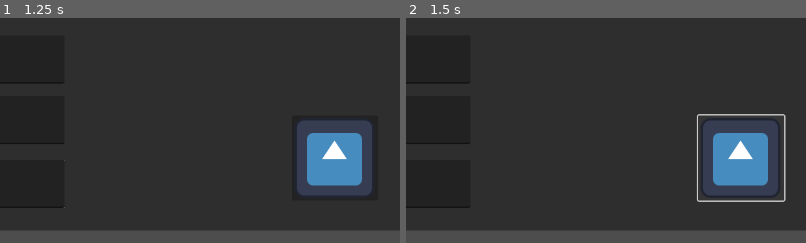
Above: before the commit, frames 1-2 (left to right).
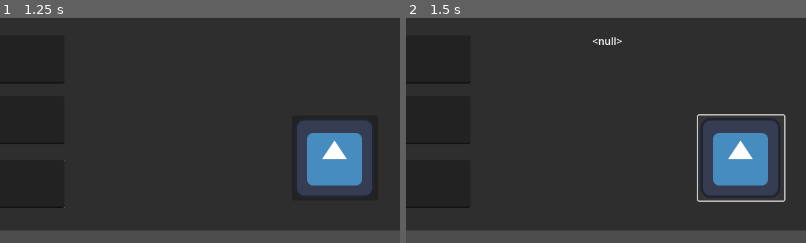
Above: after the commit, the same moments.

Repository: AntonionyBul/d_structures
Game: Godot game, scene res://level_scenes/3level.tscn
Two runs of this game, one before a commit and one after it. Both use one fixed random seed, a clock stepped at 60 frames per second and the inputs below. The project has no main scene, so this scene is started directly. The engine's default icon, where the game draws it, is replaced by a stand-in: a white triangle on a blue panel in a dark square.
Inputs (mouse positions are % of the whole screen's width and height, from its top left):
- Up to frame 1 (1.25 s): click (12, 9) at 0.52 s; type "12" at 0.6 s; click (12, 23) at 0.75 s; type "12" at 0.83 s; click (12, 37) at 0.98 s; type "12" at 1.07 s
- Up to frame 2 (1.5 s): click (54, 31) at 1.25 s
The pictures show only the part of the screen within x 12-62%, y 0-50%; the shares and areas given below are measured in that part.

Frame 1 is identical in both runs. In frame 2, 0.1% of the frame differs, in the area x 46-54%, y 8-12%.
Error after the commit: Invalid access of index '2' on a base object of type: 'String'. (res://level_scenes/tasks.gd:38)

Commit message:
add_interface_up_to_4_task

Diff:
--- a/level_scenes/1level.tscn
+++ b/level_scenes/1level.tscn
@@ -1,7 +1,7 @@
 [gd_scene load_steps=3 format=3 uid="uid://cotmiklg46bps"]
 
 [ext_resource type="Texture2D" uid="uid://chegk14kr8w3h" path="res://icon.svg" id="1_xs64u"]
-[ext_resource type="Script" path="res://level_scenes/1levels.gd" id="1_ymrxb"]
+[ext_resource type="Script" path="res://level_scenes/1level.gd" id="1_ymrxb"]
 
 [node name="Control" type="Panel"]
 anchors_preset = -1
--- a/level_scenes/2level.gd
+++ b/level_scenes/2level.gd
@@ -3,7 +3,7 @@
 @onready var task = preload("res://level_scenes/tasks.gd").new()
 # Called when the node enters the scene tree for the first time.
 func _ready():
-	task.third_task("0110", "0100", 1)
+	pass
 
 # Called every frame. 'delta' is the elapsed time since the previous frame.
 #func _process(delta):
--- a/level_scenes/3level.gd
+++ b/level_scenes/3level.gd
@@ -3,8 +3,7 @@
 @onready var task = preload("res://level_scenes/tasks.gd").new()
 # Called when the node enters the scene tree for the first time.
 func _ready():
-	task.third_task("0110", "0100", 1)
-
+	pass
 # Called every frame. 'delta' is the elapsed time since the previous frame.
 #func _process(delta):
 	#if Input.is_action_just_pressed("enter_input"):
--- a/level_scenes/3level.tscn
+++ b/level_scenes/3level.tscn
@@ -13,6 +13,7 @@
 script = ExtResource("1_x8stg")
 
 [node name="Panel" type="Panel" parent="."]
+layout_mode = 0
 offset_right = 800.0
 offset_bottom = 340.0
 
@@ -51,3 +52,5 @@
 offset_top = 25.0
 offset_right = 771.0
 offset_bottom = 127.0
+
+[connection signal="pressed" from="Panel/Button" to="." method="_on_button_pressed"]
--- /dev/null
+++ b/level_scenes/4level.gd
@@ -0,0 +1,29 @@
+extends Control
+
+@onready var task = preload("res://level_scenes/tasks.gd").new()
+
+var names = ["тождественный ноль", "тождественная единица", "конъюнкция", "дизъюнкция", "сложение",
+			"штрих Шеффера", "стрелка Пирса", "импликация", "эквивалентность", "коимпликация",
+			"обратная импликация", "обратная коимпликация", "функция-переменная", "функция-отрицания"]
+
+# Called when the node enters the scene tree for the first time.
+func _ready():
+	$Panel/output_1.set_text(task.first_task(2))
+	for i in names:
+		$Panel/choose_name.add_item(i)
+		$Panel/choose_name.selected = -1
+# Called every frame. 'delta' is the elapsed time since the previous frame.
+
+
+func _on_button_pressed():
+	if $Panel/choose_name.selected != -1:
+		print($Panel/output_1.get_text(), $Panel/choose_name.get_text())
+		#$Panel/output_1.set_text(task.fourth_task($Panel/choose_name.get_text(), $Panel/output_1.get_text()))
+
+	else:
+		$Panel/output_1.set_text("write right wtite")
+
+
+
+func _on_again_pressed():
+	get_tree().change_scene_to_file("res://level_scenes/4level.tscn")
--- /dev/null
+++ b/level_scenes/4level.tscn
@@ -0,0 +1,47 @@
+[gd_scene load_steps=3 format=3 uid="uid://cjumiuds0dnkk"]
+
+[ext_resource type="Script" path="res://level_scenes/4level.gd" id="1_jtg7e"]
+[ext_resource type="Texture2D" uid="uid://chegk14kr8w3h" path="res://icon.svg" id="1_wkjw6"]
+
+[node name="4Level" type="Control"]
+layout_mode = 3
+anchors_preset = 0
+script = ExtResource("1_jtg7e")
+
+[node name="Panel" type="Panel" parent="."]
+layout_mode = 0
+offset_right = 800.0
+offset_bottom = 340.0
+
+[node name="Button" type="Button" parent="Panel"]
+layout_mode = 0
+offset_left = 624.0
+offset_top = 156.0
+offset_right = 762.0
+offset_bottom = 292.0
+icon = ExtResource("1_wkjw6")
+
+[node name="output_1" type="RichTextLabel" parent="Panel"]
+layout_mode = 0
+offset_left = 38.0
+offset_top = 25.0
+offset_right = 297.0
+offset_bottom = 101.0
+
+[node name="choose_name" type="OptionButton" parent="Panel"]
+layout_mode = 0
+offset_left = 512.0
+offset_top = 25.0
+offset_right = 762.0
+offset_bottom = 73.0
+
+[node name="again" type="Button" parent="Panel"]
+layout_mode = 0
+offset_left = 484.0
+offset_top = 156.0
+offset_right = 612.0
+offset_bottom = 211.0
+text = "Начать заново"
+
+[connection signal="pressed" from="Panel/Button" to="." method="_on_button_pressed"]
+[connection signal="pressed" from="Panel/again" to="." method="_on_again_pressed"]
--- a/level_scenes/tasks.gd
+++ b/level_scenes/tasks.gd
@@ -40,4 +40,4 @@
 		if(i%(1<<n)/(1<<(n-1))==1):
 			s+=vec2[y]
 			y+=1
-	print(s)
+	return(s)
Renamed: level_scenes/1levels.gd -> level_scenes/1level.gd
